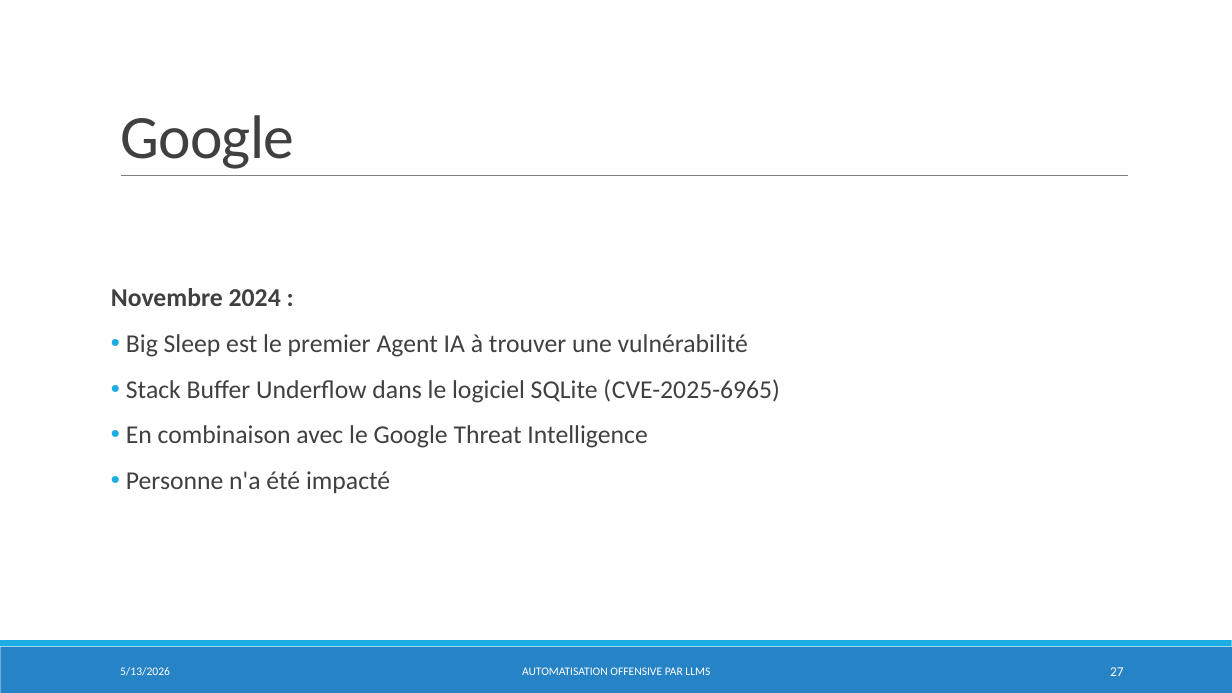
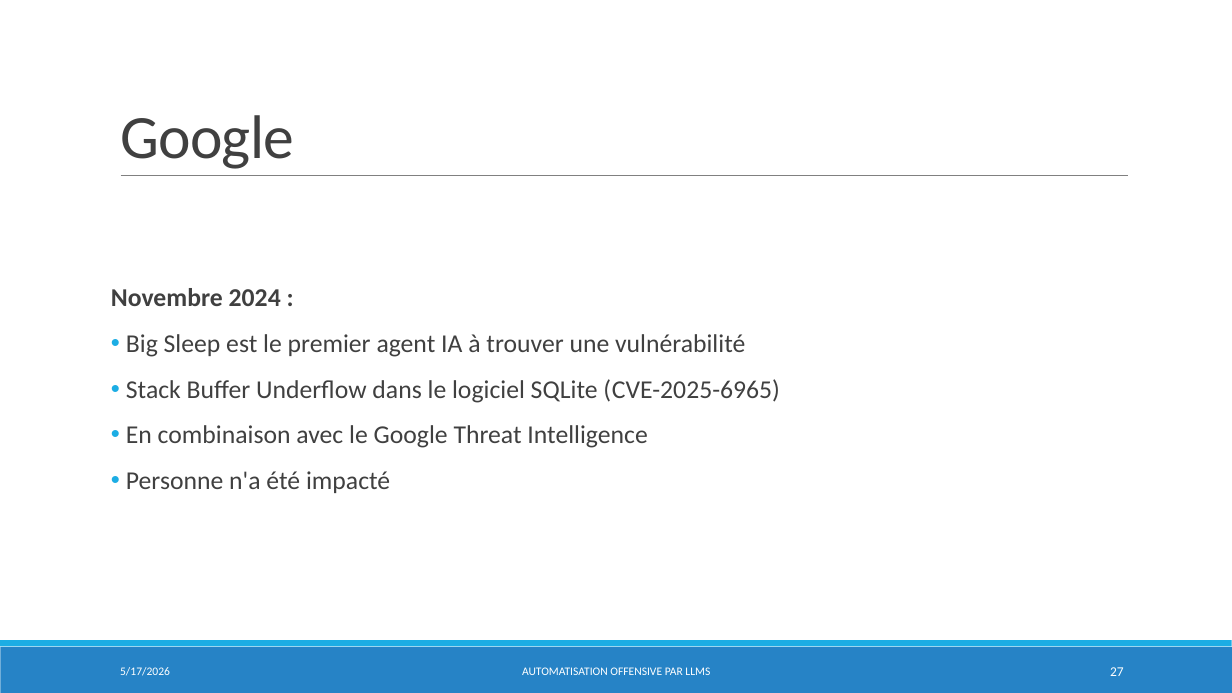
Before and after one commit to dylanramos/sse, a slide deck: slide 27 of SSE.pptx. Drawn at 1232x693 pixels with LibreOffice and Linux fonts; fonts in the diff are those of the drawing. Boxes give left, top, right and bottom in pixels: in the first picture for what was removed or moved away, otherwise in the second. Text is boxed around its words. In the diff, an @@ line names an element or a change of style, - is before the commit and + after.

```diff
--- a/SSE.pptx
+++ b/SSE.pptx
@@ text at (x1=126, y1=334, x2=745, y2=357): text changed @@
-• Big Sleep est le premier Agent IA à trouver une vulnérabilité
+• Big Sleep est le premier agent IA à trouver une vulnérabilité
@@ text at (x1=120, y1=667, x2=170, y2=676): text changed @@
-5/13/2026
+5/17/2026
```
Also in this commit, not shown: 27 other slides changed, 2 other files.
